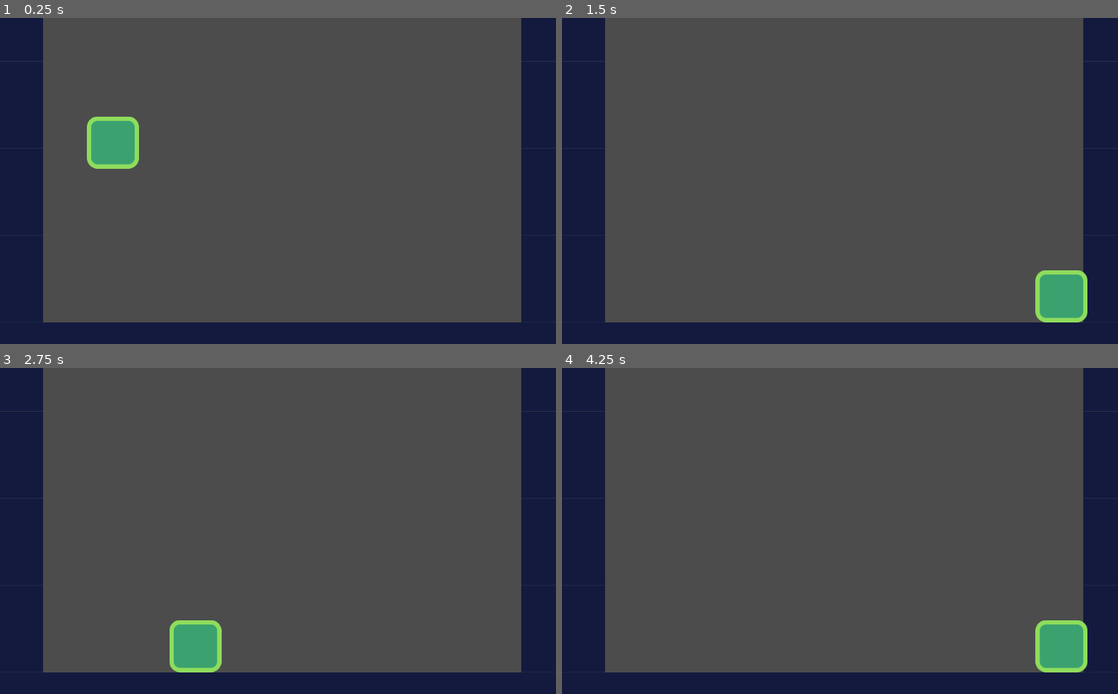
Above: before the commit, frames 1-4 (two rows, left to right).
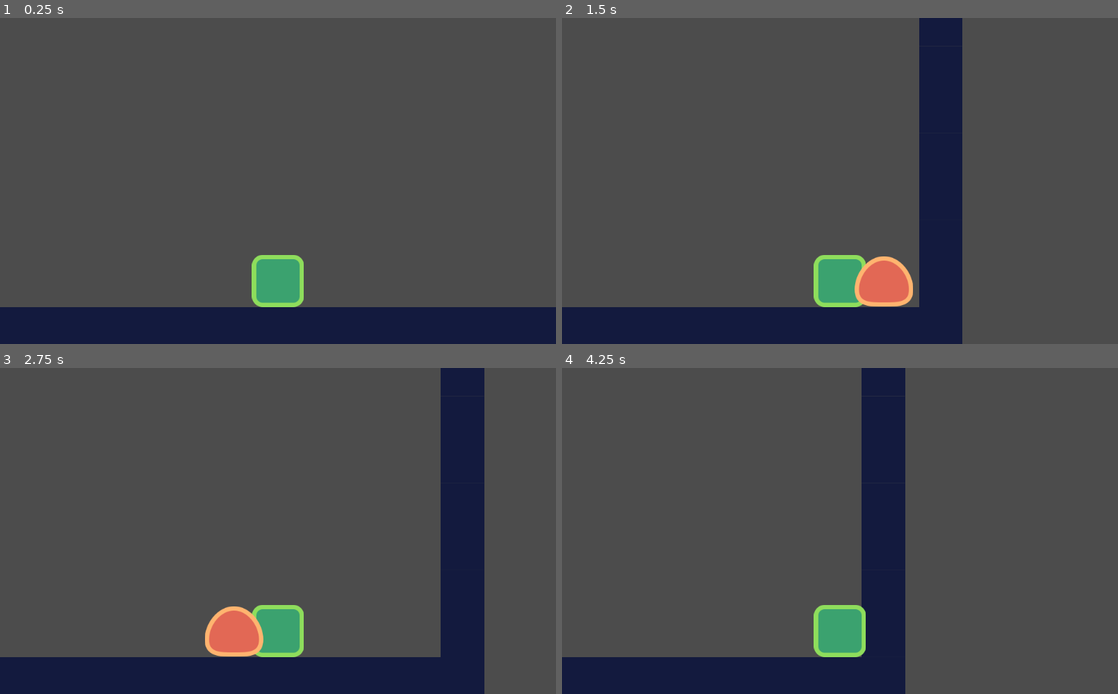
Above: after the commit, the same moments.

Repository: dionisioviei/godot_platformer
Game: Godot game, scene res://src/Levels/LevelTemplate.tscn
Same seed, same stepped clock (60 frames per second), same inputs: the game is played once before the commit and once after it. The project has no main scene, so this scene is started directly.
Inputs:
- Up to frame 1 (0.25 s): no input
- Up to frame 2 (1.5 s): hold D (move_right) from 0.53 s (still down); tap W (jump) at 0.77 s
- Up to frame 3 (2.75 s): tap W (jump) at 1.52 s; release D (move_right) at 2.03 s; hold A (move_left) from 2.03 s (still down)
- Up to frame 4 (4.25 s): release A (move_left) at 2.78 s; hold D (move_right) from 2.78 s (still down); tap W (jump) at 3.02, 3.77 s

The runs differ from the first frame. In frame 1, 19% of the frame differs, in the area x 0-100%, y 0-94%; in frame 2, 28%, in the area x 0-100%, y 0-100%; in frame 3, 28%; in frame 4, 27%.

Commit message:
add enemy functionality and 2d camera

Diff:
--- a/src/Actors/Enemy.gd
+++ b/src/Actors/Enemy.gd
@@ -1,9 +1,11 @@
 extends "res://src/Actors/Actor.gd"
 
 func _ready() -> void:
-
+	set_physics_process(false)
+	_velocity.x = -max_speed.x
 
 func _physics_process(delta: float) -> void:
+	_velocity.y = gravity * delta
 	if is_on_wall():
 		_velocity.x *= -1.0
-	_velocity = move_and_slide(_velocity, FLOOR_NORMAL)
+	_velocity.y = move_and_slide(_velocity, FLOOR_NORMAL).y
--- a/src/Actors/Enemy.tscn
+++ b/src/Actors/Enemy.tscn
@@ -10,13 +10,18 @@
 collision_layer = 2
 collision_mask = 9
 script = ExtResource( 2 )
-max_speed = null
-gravity = null
 
 [node name="enemy" type="Sprite" parent="."]
 position = Vector2( 0, -48 )
 texture = ExtResource( 1 )
 
 [node name="CollisionShape2D" type="CollisionShape2D" parent="."]
-position = Vector2( 0, -40 )
+visible = false
+position = Vector2( 0, -37 )
 shape = SubResource( 1 )
+
+[node name="VisibilityEnabler2D" type="VisibilityEnabler2D" parent="."]
+position = Vector2( -1, -11 )
+rect = Rect2( -50, -50, 100, 60 )
+process_parent = true
+physics_process_parent = true
--- a/src/Actors/Player.tscn
+++ b/src/Actors/Player.tscn
@@ -19,3 +19,7 @@
 [node name="CollisionShape2D" type="CollisionShape2D" parent="."]
 position = Vector2( 0, -40 )
 shape = SubResource( 1 )
+
+[node name="Camera2D" type="Camera2D" parent="."]
+position = Vector2( 0, -232 )
+current = true
--- a/src/Levels/LevelTemplate.tscn
+++ b/src/Levels/LevelTemplate.tscn
@@ -1,7 +1,8 @@
-[gd_scene load_steps=5 format=2]
+[gd_scene load_steps=6 format=2]
 
 [ext_resource path="res://assets/tileset.png" type="Texture" id=1]
 [ext_resource path="res://src/Actors/Player.tscn" type="PackedScene" id=2]
+[ext_resource path="res://src/Actors/Enemy.tscn" type="PackedScene" id=3]
 
 [sub_resource type="ConvexPolygonShape2D" id=1]
 points = PoolVector2Array( 0, 0, 80, 0, 80, 80, 0, 80 )
@@ -32,13 +33,17 @@
 [node name="LevelTemplate" type="Node2D"]
 
 [node name="TileMap" type="TileMap" parent="."]
+position = Vector2( -400, 0 )
 tile_set = SubResource( 2 )
 cell_size = Vector2( 80, 80 )
 collision_layer = 8
 collision_mask = 0
 format = 1
-tile_data = PoolIntArray( 0, 0, 0, 12, 0, 0, 65536, 0, 0, 65548, 0, 0, 131072, 0, 0, 131084, 0, 0, 196608, 0, 0, 196620, 0, 0, 262144, 0, 0, 262156, 0, 0, 327680, 0, 0, 327692, 0, 0, 393216, 0, 0, 393228, 0, 0, 458752, 0, 0, 458753, 0, 0, 458754, 0, 0, 458755, 0, 0, 458756, 0, 0, 458757, 0, 0, 458758, 0, 0, 458759, 0, 0, 458760, 0, 0, 458761, 0, 0, 458762, 0, 0, 458763, 0, 0, 458764, 0, 0 )
+tile_data = PoolIntArray( 0, 0, 0, 19, 0, 0, 65536, 0, 0, 65555, 0, 0, 131072, 0, 0, 131091, 0, 0, 196608, 0, 0, 196627, 0, 0, 262144, 0, 0, 262163, 0, 0, 327680, 0, 0, 327699, 0, 0, 393216, 0, 0, 393235, 0, 0, 458752, 0, 0, 458753, 0, 0, 458754, 0, 0, 458755, 0, 0, 458756, 0, 0, 458757, 0, 0, 458758, 0, 0, 458759, 0, 0, 458760, 0, 0, 458761, 0, 0, 458762, 0, 0, 458763, 0, 0, 458764, 0, 0, 458765, 0, 0, 458766, 0, 0, 458767, 0, 0, 458768, 0, 0, 458769, 0, 0, 458770, 0, 0, 458771, 0, 0 )
 
 [node name="Player" parent="." instance=ExtResource( 2 )]
-position = Vector2( 208, 144 )
+position = Vector2( 448, 536 )
 gravity = 4000.0
+
+[node name="Enemy" parent="." instance=ExtResource( 3 )]
+position = Vector2( 1080, 552 )
